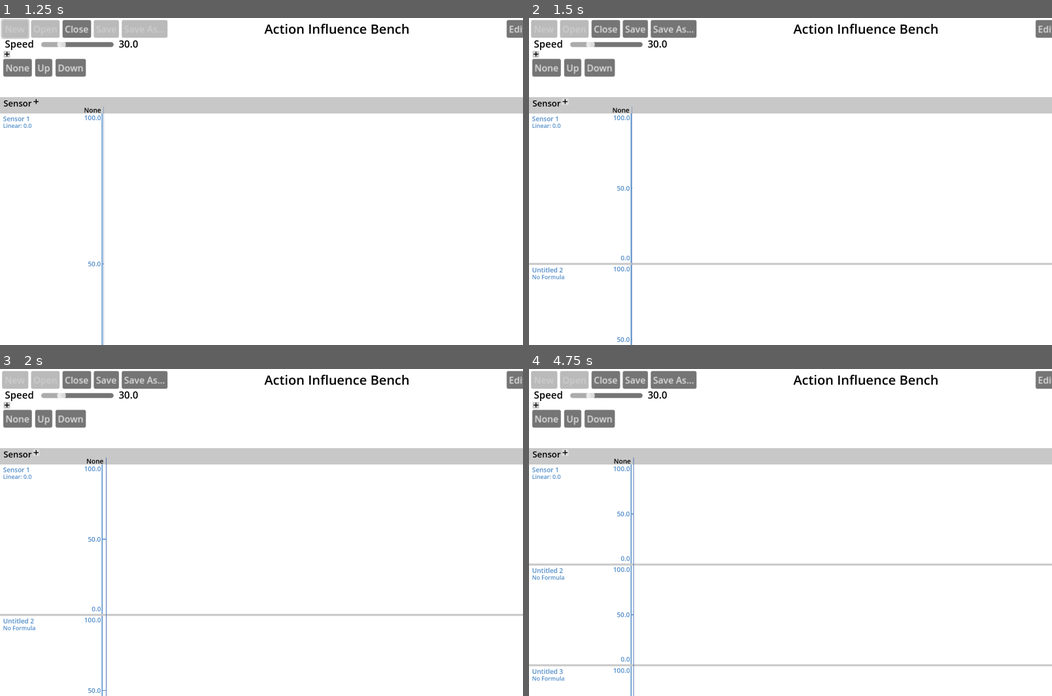
Above: before the commit, frames 1-4 (two rows, left to right).
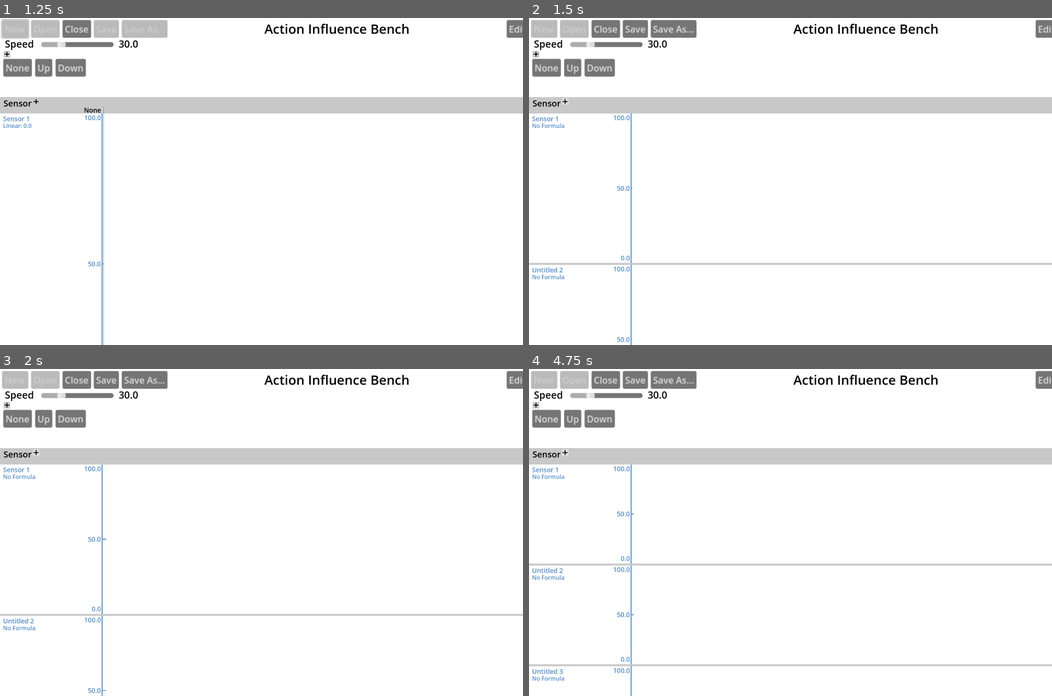
Above: after the commit, the same moments.

Repository: steampunkmind/mitw-action-influence-bench
Game: Godot game, scene res://bench.tscn
Same seed, same stepped clock (60 frames per second), same inputs: the game is played once before the commit and once after it.
Inputs (mouse positions are in pixels of both pictures, inside the frame that each line leads up to):
- Up to frame 1 (1.25 s): click "New" at 0.5 s
- Up to frame 2 (1.5 s): click (565, 103) at 1.27 s
- Up to frame 3 (2 s): no input
- Up to frame 4 (4.75 s): click "None" at 2 s; click "Up" at 2.75 s; click "Down" at 3.5 s; click (565, 454) at 4.27 s

Frame 1 is identical in both runs. In frame 2, 0.2% of the frame differs, in the area x 0-20%, y 27-100%; in frame 3, 0.2%; in frame 4, 0.3%, in the area x 0-21%, y 27-100%.

Commit message:
Fixes init action process

Diff:
--- a/action_buttons.gd
+++ b/action_buttons.gd
@@ -38,6 +38,12 @@
 	clear_action_buttons()
 	add_action_buttons()
 
+
+func init_action() -> void:
+	# called by bench to init after other scenes are set up.
+	_action_button_pressed(actions[0])
+
+
 func get_action_dicts() -> Array:
 	var result = []
 	for action: Action in actions:
@@ -76,9 +82,6 @@
 	for action: Action in actions:
 		add_action_button(action)
 
-	# Init bench with first action in array
-	_action_button_pressed(actions[0])
-
 
 func add_action_button(action: Action) -> void:
 	var button = $ActionButtonTemplate.duplicate(1)
--- a/bench.gd
+++ b/bench.gd
@@ -49,6 +49,7 @@
 func _on_new_button_pressed() -> void:
 	$ActionButtons.set_new_model()
 	$SignalGraph.set_new_model()
+	$ActionButtons.init_action()
 	_set_is_model(true)
 
 
@@ -63,6 +64,7 @@
 
 	$ActionButtons.set_action_dicts(json.get('actions') as Array)
 	$SignalGraph.set_sensor_dicts(json.get('sensors') as Array)
+	$ActionButtons.init_action()
 	_set_is_model(true, path)
 
 
--- a/signal_graph.gd
+++ b/signal_graph.gd
@@ -7,7 +7,6 @@
 @export var signal_graph_row_template: PackedScene
 
 var name_line_offset: float
-var init_action = null
 var action_names: Array[Control]
 var action_lines: Array[Node2D]
 var signal_graph_rows: Dictionary[String, SignalGraphRow]
@@ -30,14 +29,12 @@
 	clear_signal_graph_rows()
 	fill_sensors(signal_array_dicts)
 	add_signal_graph_rows()
-	set_action(init_action)
 
 
 func _on_add_button_button_up() -> void:
 	clear_signal_graph_rows()
 	new_signal_graph_row()
 	add_signal_graph_rows()
-	set_action(init_action)
 	model_changed.emit()
 
 
@@ -52,7 +49,6 @@
 	clear_signal_graph_rows()
 	fill_sensors(sensor_dicts)
 	add_signal_graph_rows()
-	set_action(init_action)
 
 
 func fill_sensors(sensor_dicts: Array) -> void:
@@ -124,8 +120,6 @@
 
 
 func set_action(action: Action) -> void:
-	if (init_action == null):
-		init_action = action
 	var new_action_name = $ActionNameTemplate.duplicate(1)
 	new_action_name.visible = true
 	new_action_name.text = action.get_name()
